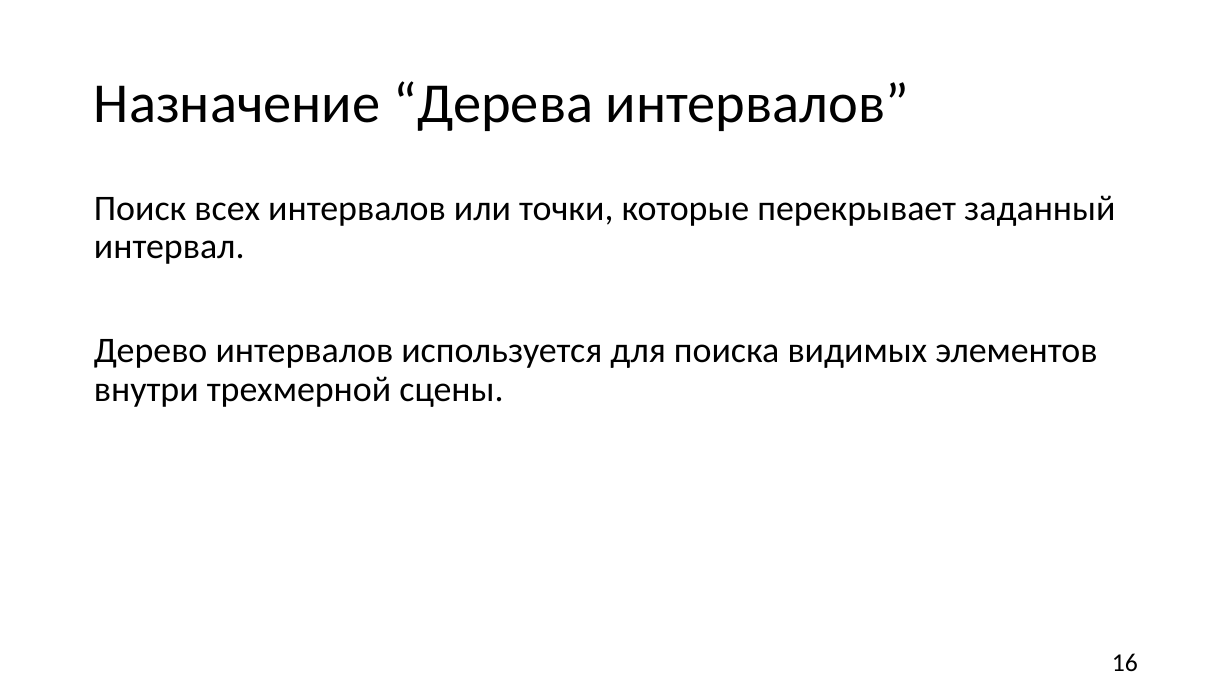
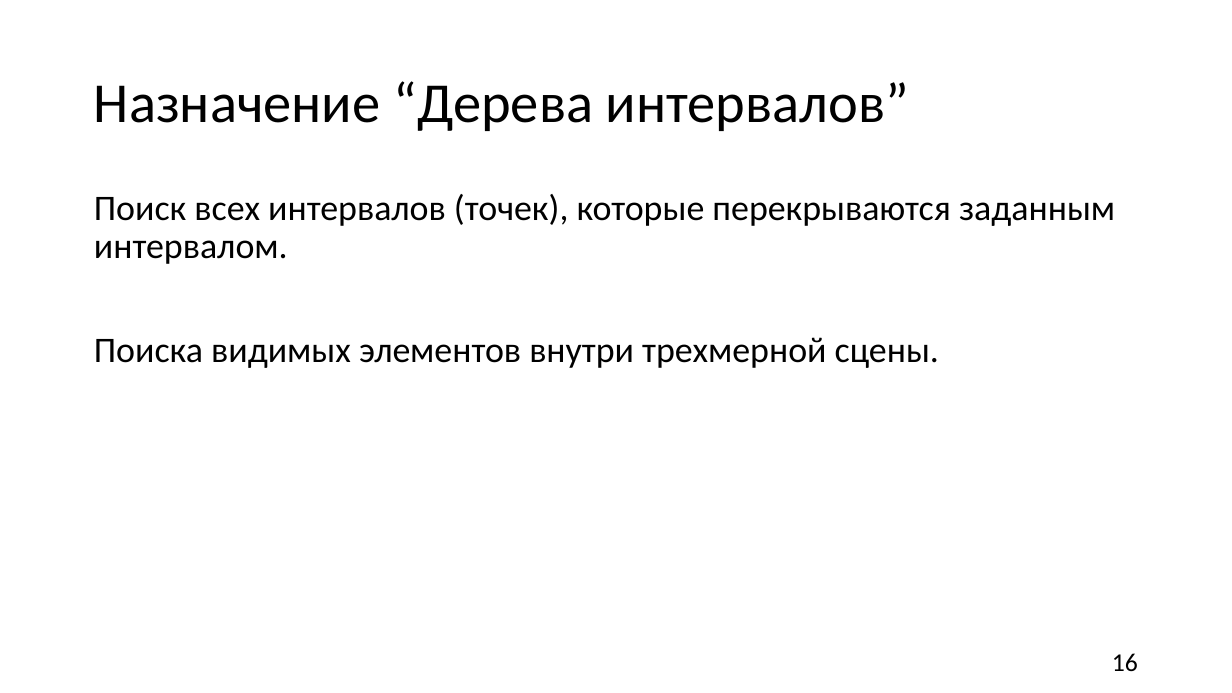
Before and after one commit to nikitachurganov/Interval-Tree, a slide deck: slide 16 of АиСД дерево.pptx. Drawn at 1232x693 pixels with LibreOffice and Linux fonts; fonts in the diff are those of the drawing. Boxes give left, top, right and bottom in pixels: in the first picture for what was removed or moved away, otherwise in the second. Text is boxed around its words. In the diff, an @@ line names an element or a change of style, - is before the commit and + after.

```diff
--- a/АиСД дерево.pptx
+++ b/АиСД дерево.pptx
@@ text at (94,194,1115,368): text changed @@
-Поиск всех интервалов или точки, которые перекрывает заданный интервал.
-Дерево интервалов используется для поиска видимых элементов внутри трехмерной сцены.
+Поиск всех интервалов (точек), которые перекрываются заданным интервалом.
+Поиска видимых элементов внутри трехмерной сцены.
```
Also in this commit, not shown: 3 other slides changed.
